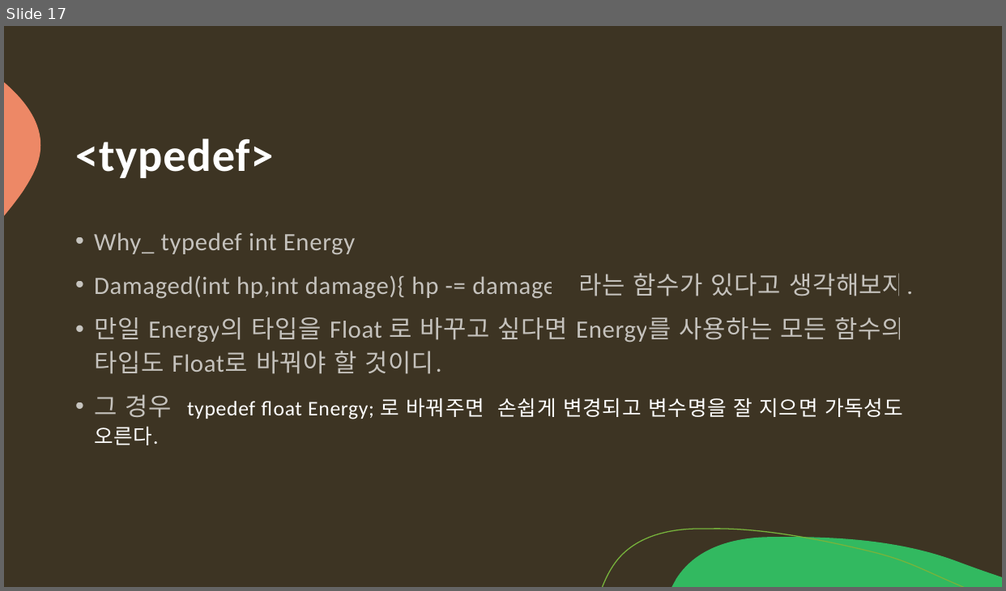
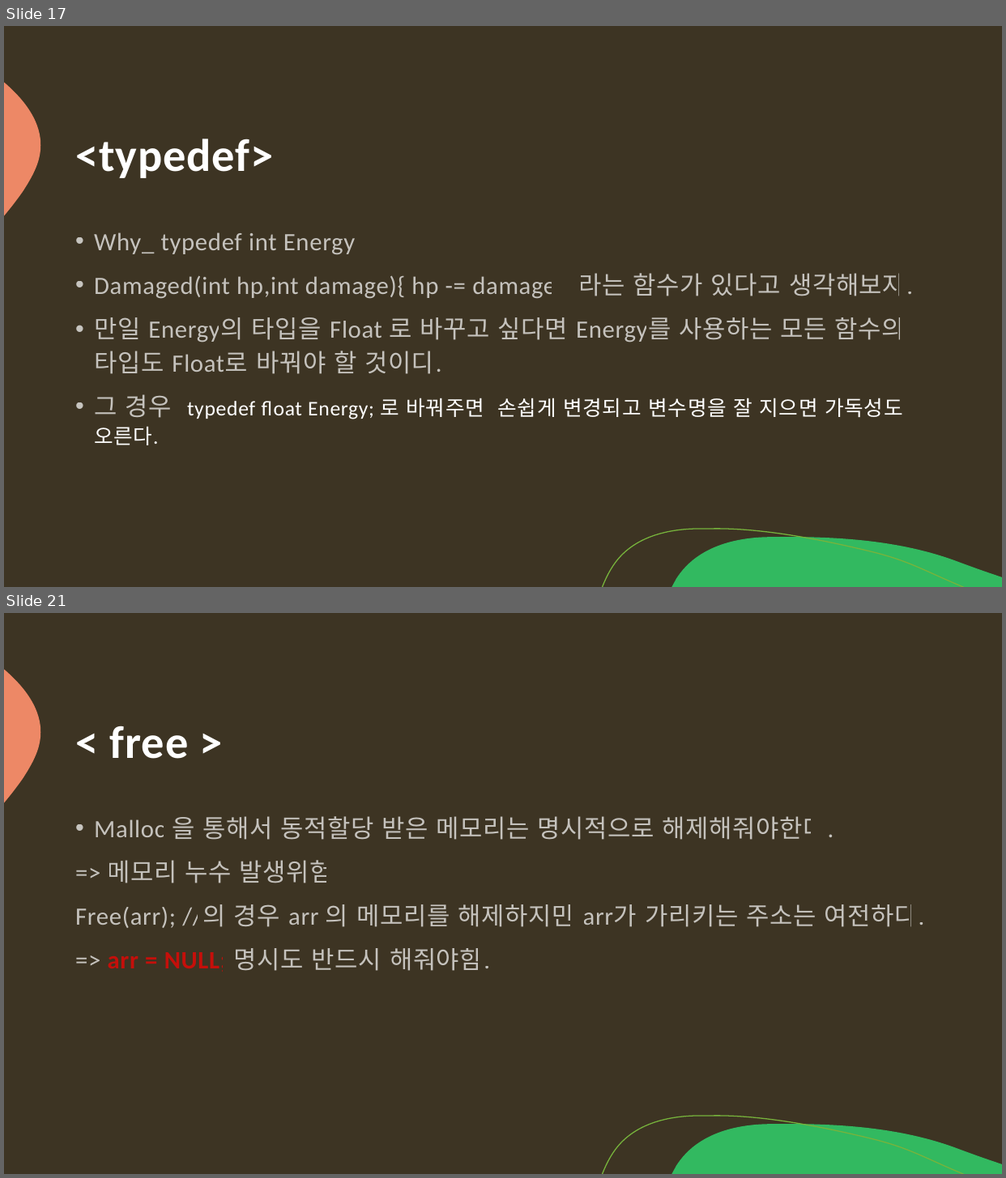
Before and after one commit to arkchimy/_Algorithm, a slide deck: 전공지식/C언어의 기초/C언어 기초지식.pptx. Shown one above the other, each under a label of ours: slide 17 before the commit, slides 17 and 21 after it; the slides between them are not shown. The pictures are 1006x591 and 1006x1178 pixels, drawn with LibreOffice and Linux fonts; fonts in the diff are those of the drawing. Boxes give left, top, right and bottom in pixels: in the first picture for what was removed or moved away, otherwise in the second. Text is boxed around its words. In the diff, an @@ line names an element or a change of style, - is before the commit and + after.

```diff
--- a/전공지식/C언어의 기초/C언어 기초지식.pptx
+++ b/전공지식/C언어의 기초/C언어 기초지식.pptx
@@ slide 21 added at box(4, 613, 1002, 1174), background #3D3423; not listed: 3 template elements that a slide beside it also shows @@
@@ title added at box(110, 726, 189, 759), 44 pt, text #FFFFFF, bold @@
+< free >
@@ text added at box(75, 816, 924, 972), 24 pt, text #FFFFFF at 70% opacity @@
+• Malloc 을 통해서 동적할당 받은 메모리는 명시적으로 해제해줘야한다.
+=> 메모리 누수 발생위험
+Free(arr); //의 경우 arr 의 메모리를 해제하지만 arr가 가리키는 주소는 여전하다.
+=> arr = NULL; 명시도 반드시 해줘야함.
```
Also in this commit, not shown: 5 other slides added.
